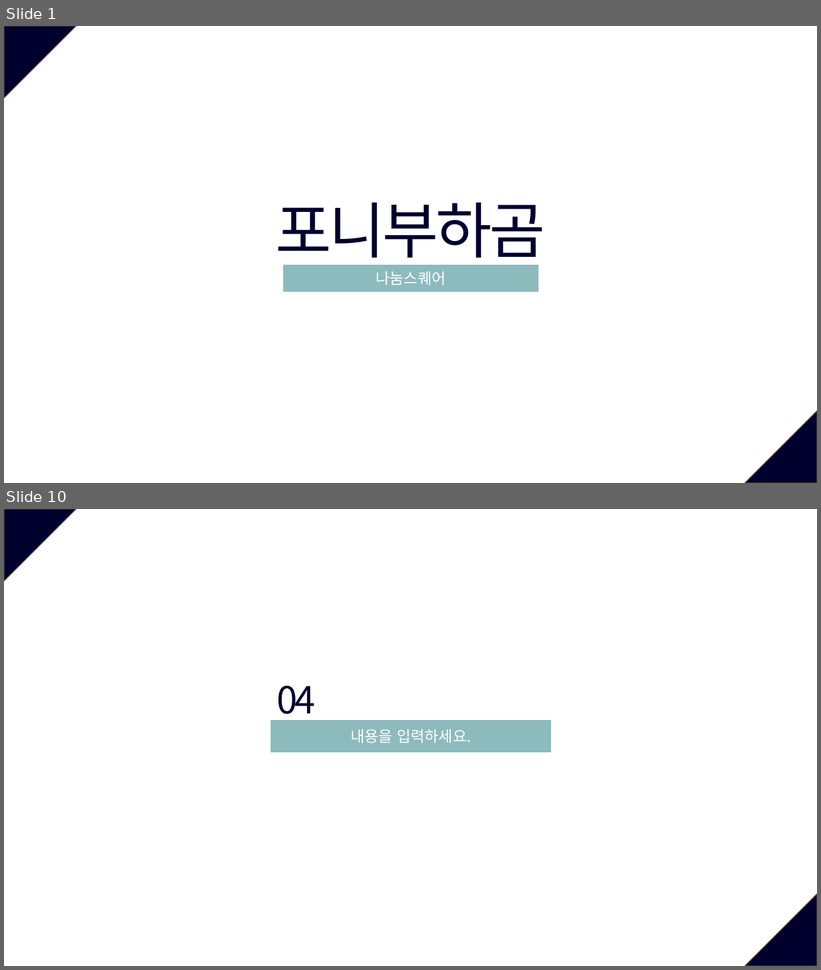
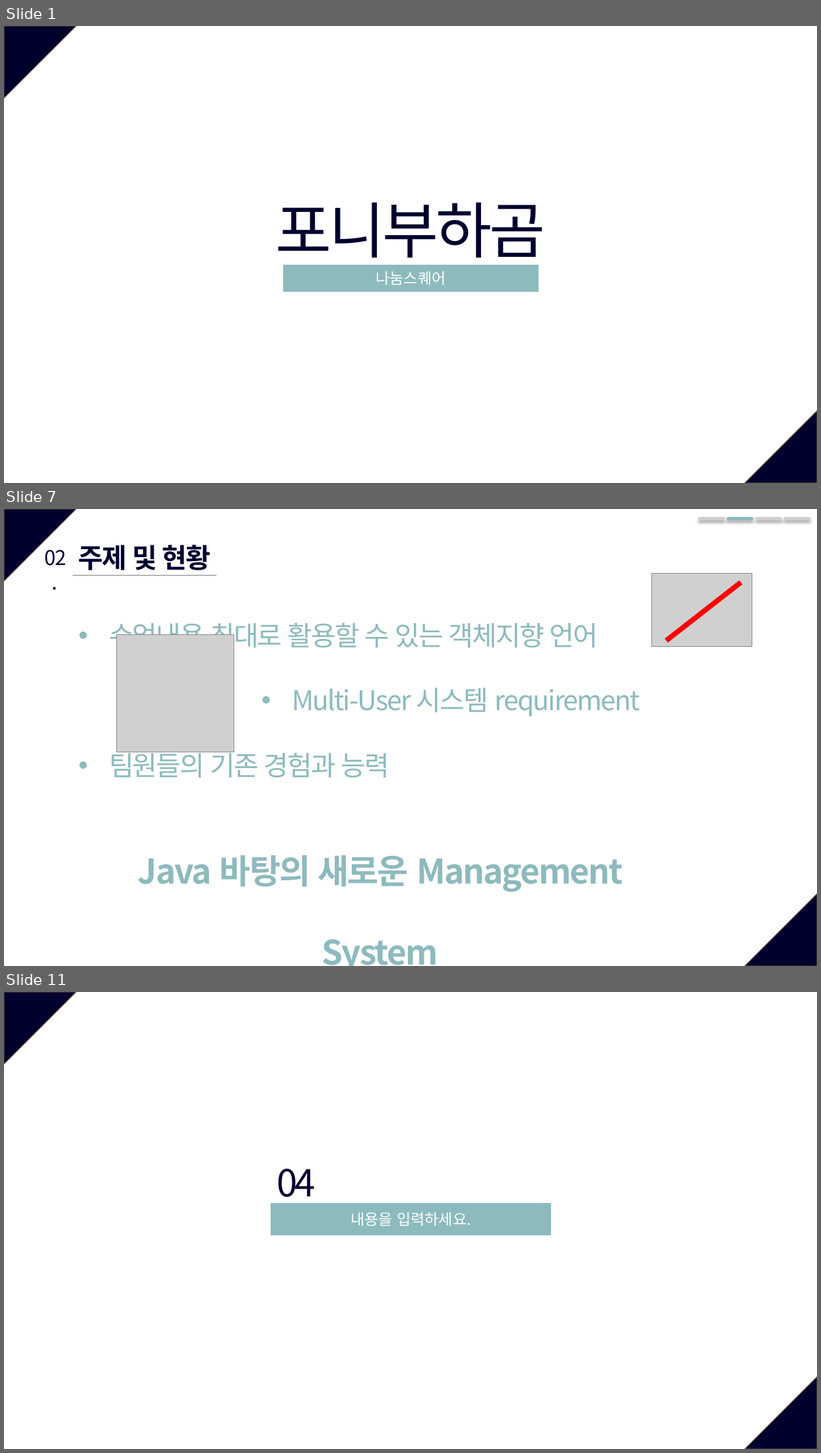
Before and after one commit to JeongJuhyeon/KNUBus, a slide deck: designdocs/Project Plan Presentation.pptx. Shown one above the other, each under a label of ours: slides 1 and 10 before the commit, slides 1, 7 and 11 after it; the slides between them are not shown. The pictures are 821x970 and 821x1453 pixels, drawn with LibreOffice and Linux fonts; fonts in the diff are those of the drawing; grey boxes stand for pictures. Boxes give left, top, right and bottom in pixels: in the first picture for what was removed or moved away, otherwise in the second. Text is boxed around its words. In the diff, an @@ line names an element or a change of style, - is before the commit and + after.

```diff
--- a/designdocs/Project Plan Presentation.pptx
+++ b/designdocs/Project Plan Presentation.pptx
@@ slide 7 added at [4, 509, 817, 966], background #FFFFFF; not listed: 2 template elements that a slide beside it also shows @@
@@ line added from (700, 519) to (724, 519), #D0CECE 3.5 pt @@
@@ line added from (728, 519) to (752, 519), #8DBABD 3.5 pt @@
@@ line added from (757, 519) to (781, 519), #D0CECE 3.5 pt @@
@@ line added from (785, 519) to (809, 519), #D0CECE 3.5 pt @@
@@ text added at [79, 545, 211, 570], 32 pt, text #00002F, bold @@
+주제 및 현황
@@ text added at [45, 550, 66, 566], 24 pt, text #00002F @@
+02.
@@ line added from (73, 575) to (217, 575), #808080 0.5 pt @@
@@ picture added at [652, 573, 752, 646] @@
@@ line added from (667, 641) to (741, 582), #FF0000 6 pt @@
@@ text added at [109, 618, 640, 778], 32 pt, text #8DBABD @@
+• 수업내용 최대로 활용할 수 있는 객체지향 언어
+            • Multi-User 시스템 requirement
+• 팀원들의 기존 경험과 능력
@@ picture added at [116, 634, 234, 753] @@
@@ text added at [138, 855, 623, 966], 40 pt, text #8DBABD, bold @@
+Java 바탕의 새로운 Management System
@@ what was slide 10 is now slide 11 @@
```
Also in this commit, not shown: 1 slide changed, 17 other slides added, 8 slides removed.
